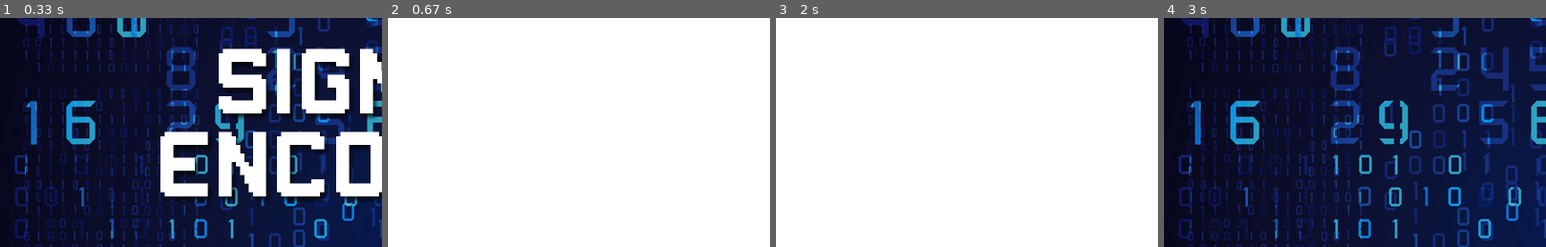
Above: before the commit, frames 1-4 (left to right).
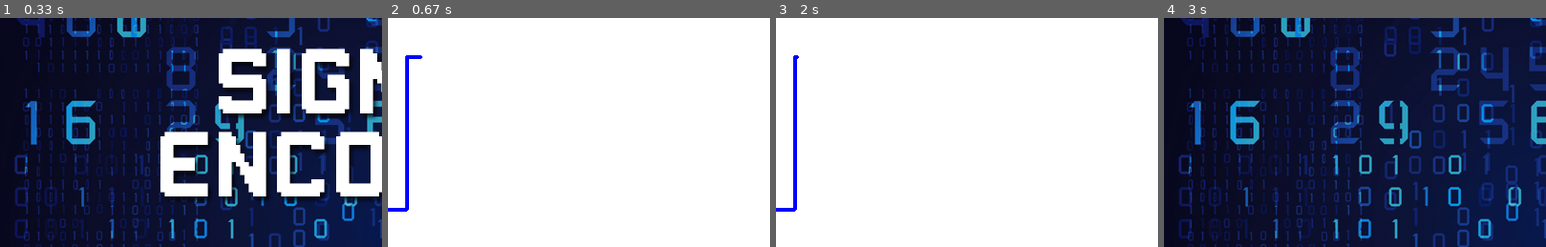
Above: after the commit, the same moments.

Repository: dakotacbrown/CS4290_SP2017_A3_BROWN
Game: pygame game, started from PleaseGiveMeAnAInClass.py
Two runs of this game, one before a commit and one after it. Both use one fixed random seed, a clock stepped at 60 frames per second and the inputs below.
Inputs (mouse positions are % of the whole screen's width and height, from its top left):
- Up to frame 1 (0.33 s): no input
- Up to frame 2 (0.67 s): press the mouse at (12, 68) at 0.37 s; move the mouse to (16, 70) at 0.47 s; release the mouse at (19, 73) at 0.6 s
- Up to frame 3 (2 s): press the mouse at (12, 89) at 0.7 s; move the mouse to (21, 51) at 0.8 s; release the mouse at (30, 14) at 0.93 s; click (12, 68) at 1.05 s; press the mouse at (12, 89) at 1.37 s; move the mouse to (44, 65) at 1.47 s; release the mouse at (76, 41) at 1.6 s; press the mouse at (12, 89) at 1.7 s; move the mouse to (13, 68) at 1.8 s; release the mouse at (13, 47) at 1.93 s
- Up to frame 4 (3 s): press the mouse at (50, 89) at 2.03 s; move the mouse to (68, 50) at 2.13 s; release the mouse at (87, 12) at 2.27 s; press the mouse at (12, 89) at 2.37 s; move the mouse to (29, 51) at 2.47 s; release the mouse at (46, 13) at 2.6 s; press the mouse at (50, 68) at 2.7 s; move the mouse to (46, 64) at 2.8 s; release the mouse at (41, 60) at 2.93 s
The pictures show only the part of the screen within x 0-50%, y 4-54%; the shares and areas given below are measured in that part.

Frame 1 is identical in both runs. In frame 2, 0.8% of the frame differs, in the area x 0-9%, y 16-85%; in frame 3, 0.8%; in frame 4, nothing differs.

Commit message:
Created line movement
Added base line movement that needs to be changed based on the encoding
method.

Diff:
--- a/PleaseGiveMeAnAInClass.py
+++ b/PleaseGiveMeAnAInClass.py
@@ -1,7 +1,6 @@
 import pygame, sys, os, time, math, re
 from pygame.locals import *
 from sys import exit
-from random import randint
 pygame.init()
 
 sys.setrecursionlimit(10000)
@@ -13,12 +12,11 @@
 background = back.convert()
 pygame.display.set_caption("Assignment #3")
 
-#font objects
+#font objects if needed for later implementation
 #smallText = pygame.font.Font("font/gameplay.ttf", 25)
 
 #program mechanics
 introBG = pygame.image.load("img/introBG.png")
-mainBG = pygame.image.load("img/mainBG.png")
 rulesBG = pygame.image.load("img/rulesBG.png")
 mainButton = pygame.image.load("img/mainButton.png")
 lightMainButton = pygame.image.load("img/lightMainButton.png")
@@ -29,7 +27,6 @@
 exitButton = pygame.image.load("img/exitButton.png")
 lightExitButton = pygame.image.load("img/lightExitButton.png")
 fileArray = []
-nameArray = []
 
 #loop objects
 running = True
@@ -37,29 +34,20 @@
 results = True
 instruct = True
 
+#re needs to be fixed
 def FileIO(fileName):
     file = open(fileName)
     contents = file.readlines()
     file.close()
     for content in contents:
-        num = re.search('\d+', content)
-        name = re.search('\w+', content)
-        fileArray.append(num.group(0))
-        nameArray.append(name.group(0))
-
-def check_float(arg):
-    try:
-        float(arg)
-    except:
-        print (arg,"is no float")
-        return False
-    return True
+        binary = re.search('\d+', content)
+        fileArray.append(binary.group(0))
 
 #Class for the button
 class Button(pygame.sprite.Sprite):
     """moves a sprite on the screen, following the mouse"""
     def __init__(self, inactive, active, x, y, action=None):
-        pygame.sprite.Sprite.__init__(self) #call Sprite initializer
+        pygame.sprite.Sprite.__init__(self)
         self.inactive = inactive
         self.active = active
         self.image = inactive
@@ -83,11 +71,6 @@
             self.image = self.inactive
             self.rect = (self.x, self.y, self.image.get_width(), self.image.get_height())
 
-#Updates the game time
-def Update(clock):
-    text = "FPS: {0:.2f}".format(clock.get_fps())
-    pygame.display.set_caption(text)
-
 #Quit and Exit are used for quiting the game
 def Quit():
     for event in pygame.event.get():
@@ -107,7 +90,6 @@
 #Screen user is greeted with
 def ProgramIntro():
     global running, intro, results, instruct, introBG
-
     pygame.display.set_caption("Assignment #3")
     running = False
     intro = True
@@ -158,14 +140,23 @@
 
 #loop that runs the the program
 def ProgramLoop():
-    global running, intro, results, instruct, mainBG
+    global running, intro, results, instruct
+    white = pygame.Color(255, 255, 255, 255)
     running = True
     intro = False
     results = False
     instruct = False
     gameOver = False
-    Clock = pygame.time.Clock()
-    background = mainBG
+    blue = (0,0,255) # color of the wave
+    canvas_width = 800
+    canvas_height = 480
+    centerY = int(canvas_height/2)
+    FPS = 160
+    amplitude = 80 # how many pixels tall the waves with rise/fall.
+    clock = pygame.time.Clock()
+    xPos = 0
+    posRecord = {'square': []} # keeps track of the positions for drawing the waves
+    yPosSquare = amplitude # starting position
     button1 = Button(mainButton, lightMainButton, 50, 400, ProgramIntro)
     button2 = Button(rulesButton, lightRulesButton, 350, 400, Instructions)
     button3 = Button(exitButton, lightExitButton, 650, 400, Exit)
@@ -176,14 +167,40 @@
     while running:
         Quit()
 
-        Update(Clock)
-        screen.blit(background, (0, 0))
+        #display of frames
+        clock.tick(FPS)
+        text = "FPS: {0:.2f}".format(clock.get_fps())
+        pygame.display.set_caption(text)
+
+        screen.fill(white)
 
         button1.update()
         button2.update()
         button3.update()
         allSprites.draw(screen)
 
+        #the thickness of the line
+        posRecord['square'].append((int(xPos), int(yPosSquare) + (centerY-100)))
+        for x, y in posRecord['square']:
+            pygame.draw.circle(screen, blue, (x, y), 2)
+
+        #speed of the line
+        xPos += 1
+
+        #if the line reaches the end of the screen, it restarts
+        #else it creates the movement of the line
+        if xPos > canvas_width:
+            xPos = 0
+            yPosSquare = amplitude
+            posRecord['square'] = []
+        else:
+            #jumps occur every 20 pixels/ this is the base case
+            if xPos % 20 == 0:
+                yPosSquare *= -1
+                # add vertical line
+                for x in range(-amplitude, amplitude):
+                    posRecord['square'].append((int(xPos), int(x) + (centerY-100)))
+
         pygame.display.update()
 
 
Binary file added: font/Gameplay.ttf
Binary file removed: img/mainBG.png
